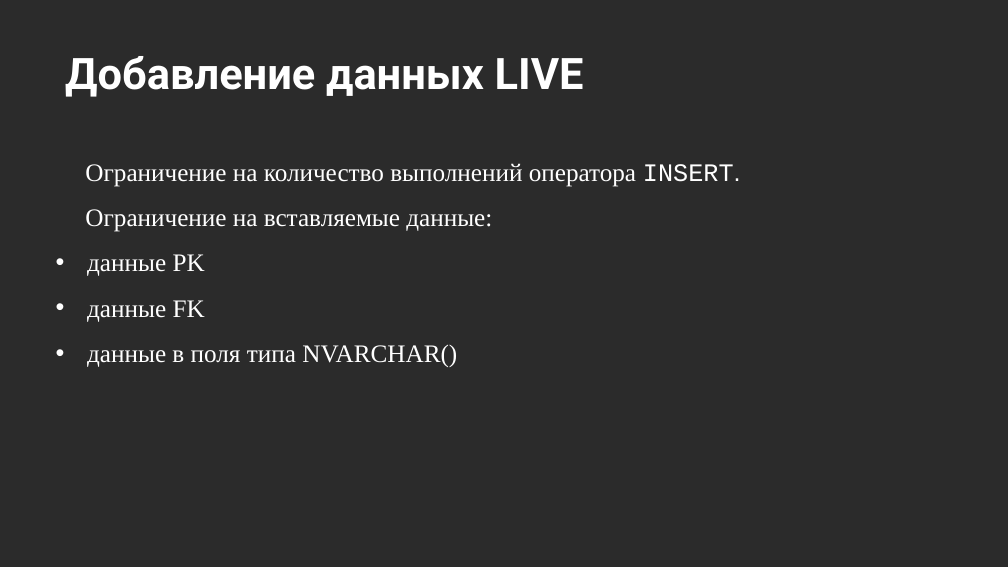
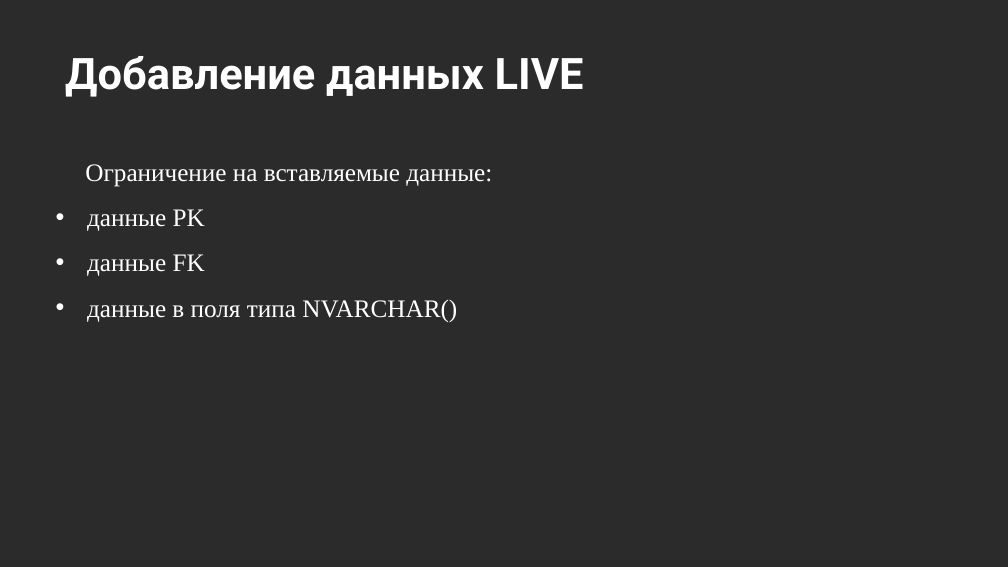
Before and after one commit to MarinaPaley/OTUS-DML, a slide deck: slide 8 of Операторы изменения данных.pptx. Drawn at 1008x567 pixels with LibreOffice and Linux fonts; fonts in the diff are those of the drawing; background and template pictures are left out; a plain dark background stands for a picture behind light text. Boxes give left, top, right and bottom in pixels: in the first picture for what was removed or moved away, otherwise in the second. Text is boxed around its words. In the diff, an @@ line names an element or a change of style, - is before the commit and + after.

```diff
--- a/Операторы изменения данных.pptx
+++ b/Операторы изменения данных.pptx
@@ text at bbox=[85, 163, 741, 187]: paragraph removed @@
-Ограничение на количество выполнений оператора INSERT.
```
Also in this commit, not shown: 2 other slides changed, 1 slide added, 11 other files.
